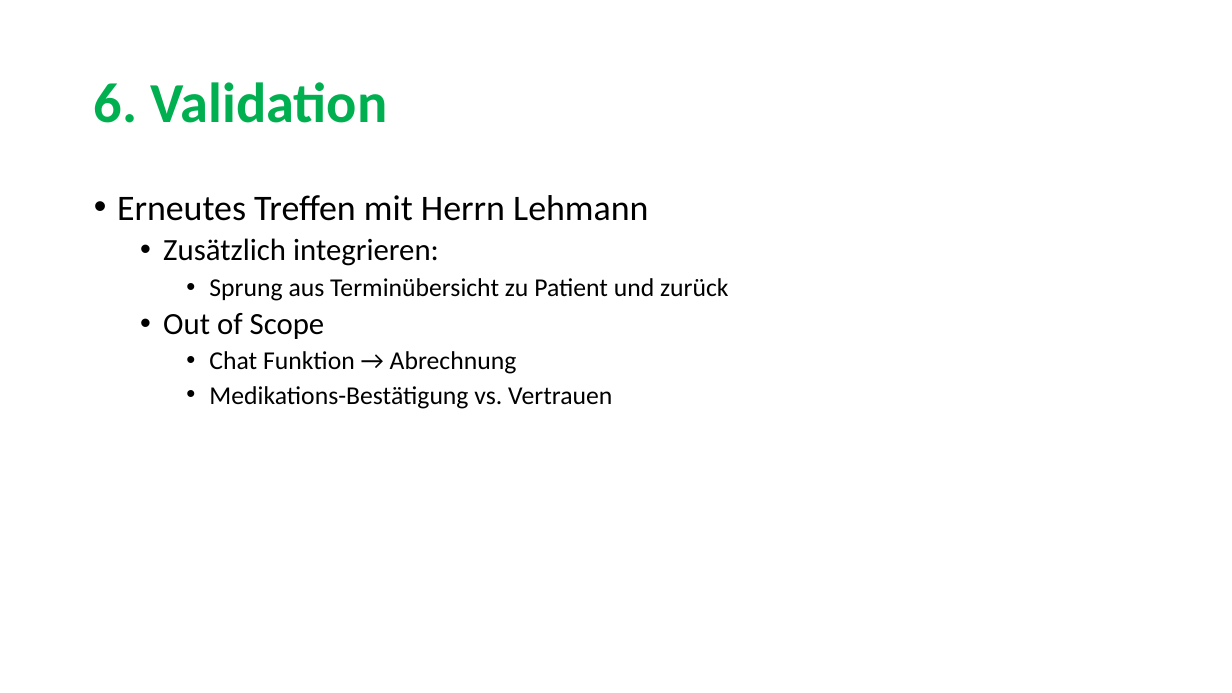
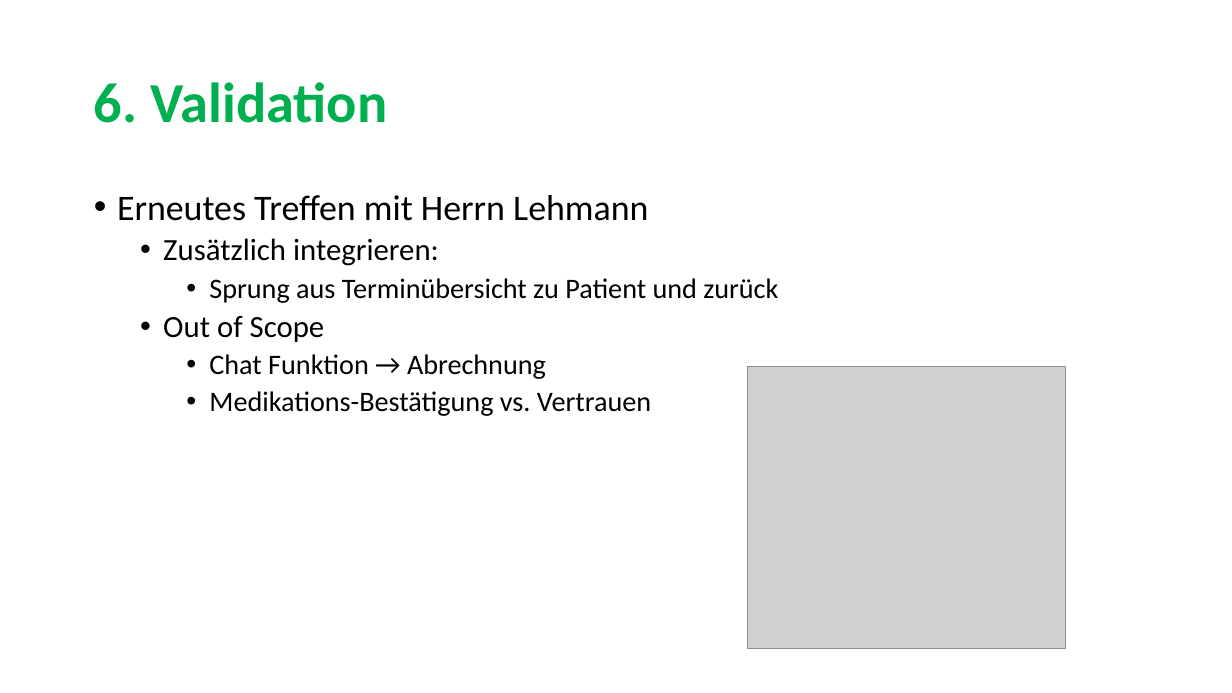
Before and after one commit to sarahmele/ch.bfh.btx8081.w2015.green, a slide deck: slide 14 of doc/task03/Task3.pptx. Drawn at 1232x693 pixels with LibreOffice and Linux fonts; fonts in the diff are those of the drawing; grey boxes stand for pictures. Boxes give left, top, right and bottom in pixels: in the first picture for what was removed or moved away, otherwise in the second. Text is boxed around its words. In the diff, an @@ line names an element or a change of style, - is before the commit and + after.

```diff
--- a/doc/task03/Task3.pptx
+++ b/doc/task03/Task3.pptx
@@ text at bbox=[209, 278, 778, 416]: size 20 to 22 pt in "Sprung aus Terminübersicht zu Patient und zurück", "Chat Funktion → Abrechnung", "Medikations-Bestätigung vs. Vertrauen" @@
@@ picture added at bbox=[748, 367, 1066, 649] @@
```
Also in this commit, not shown: 8 other slides changed.
